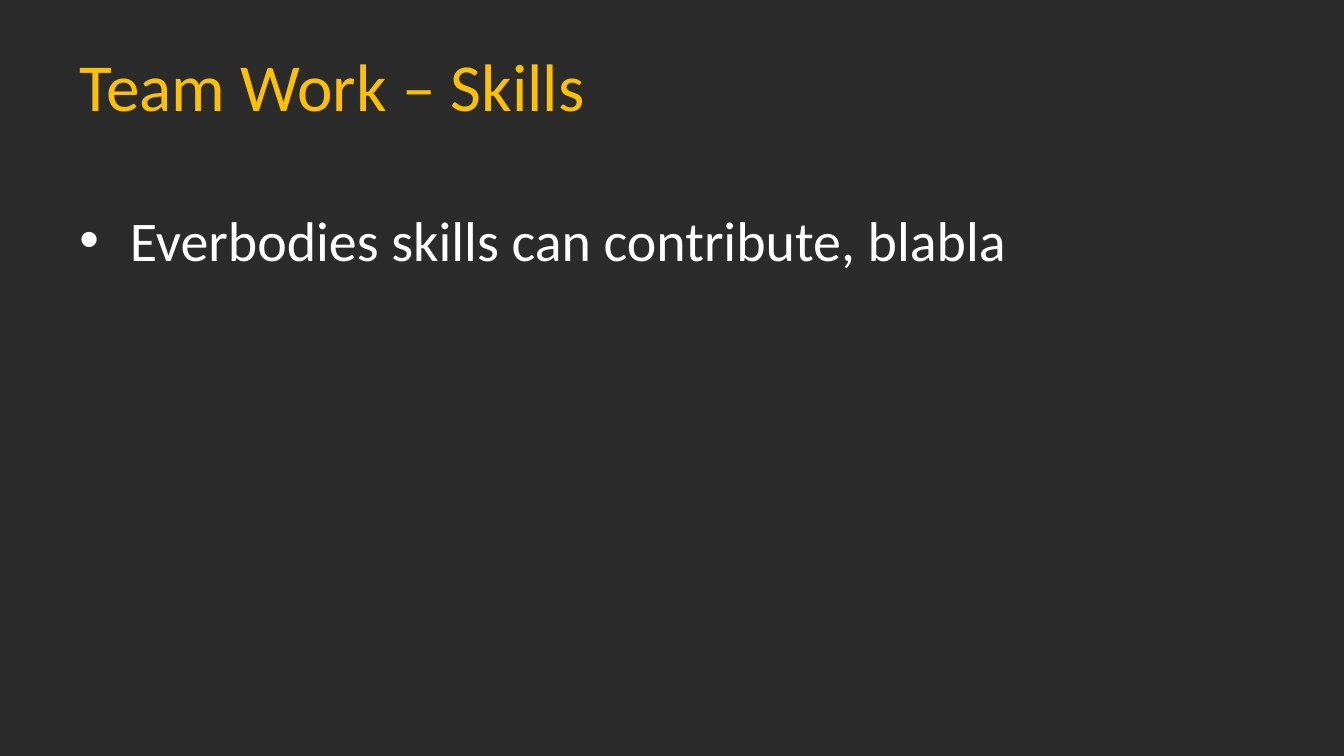
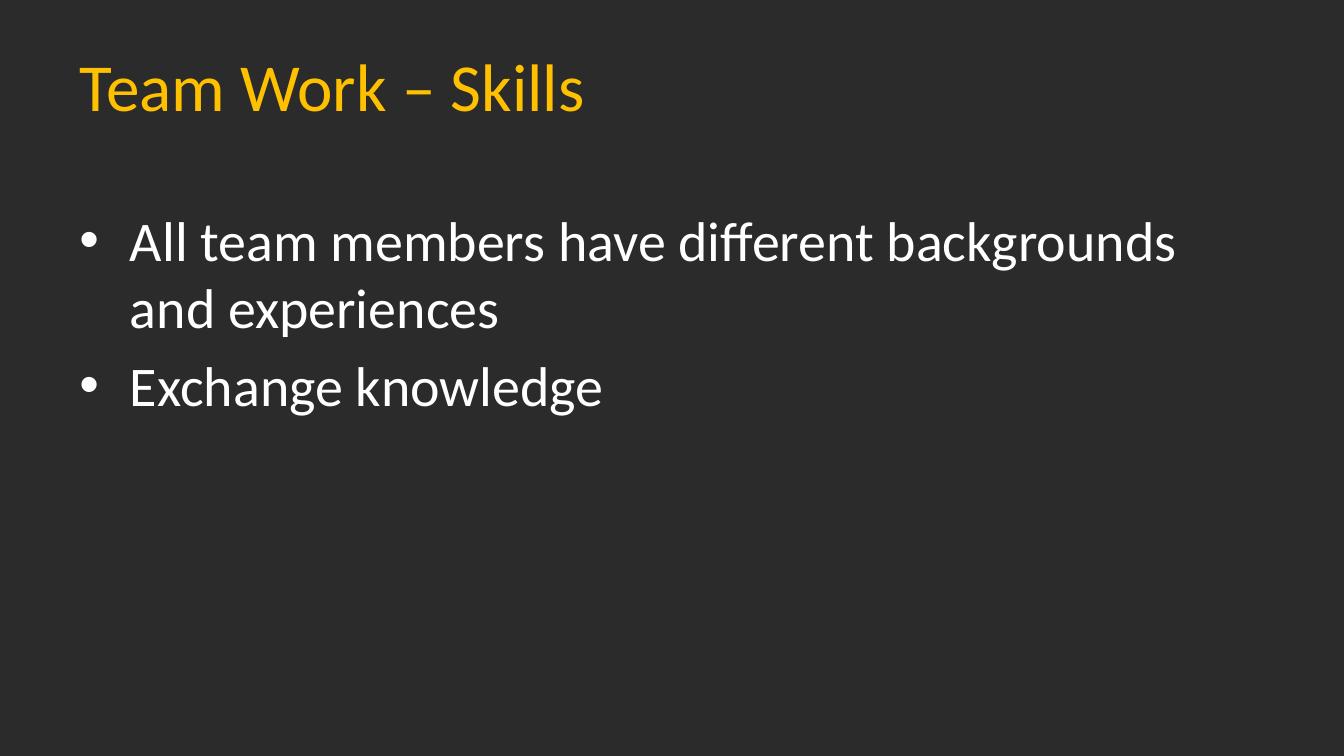
Before and after one commit to Dean161/Timebox, a slide deck: slide 4 of Publishments/03_Presentations/01_TeamPresentation.pptx. Drawn at 1344x756 pixels with LibreOffice and Linux fonts; fonts in the diff are those of the drawing; background and template pictures are left out; a plain dark background stands for a picture behind light text. Boxes give left, top, right and bottom in pixels: in the first picture for what was removed or moved away, otherwise in the second. Text is boxed around its words. In the diff, an @@ line names an element or a change of style, - is before the commit and + after.

```diff
--- a/Publishments/03_Presentations/01_TeamPresentation.pptx
+++ b/Publishments/03_Presentations/01_TeamPresentation.pptx
@@ text at (130,222,1177,416): text changed @@
-• Everbodies skills can contribute, blabla
+• All team members have different backgrounds and experiences
+• Exchange knowledge
```
Also in this commit, not shown: 2 other slides changed, 1 slide added, 1 other file.
